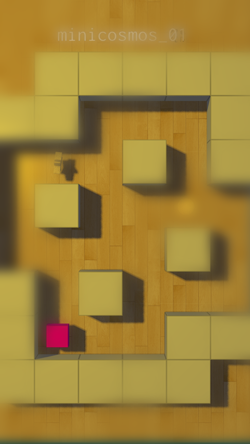
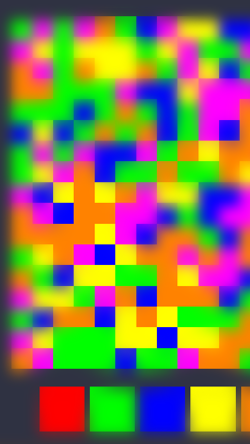
Layered file, before and after one edit (250 x 444). Changes by layer:
removed layer "Layer 12" over [0,0,250,444]
removed layer "Layer 11" over [0,0,250,444]
added layer "Layer 13" above "Layer 14" over [0,0,250,444]
added layer "Layer 14" over [0,4,250,444]
